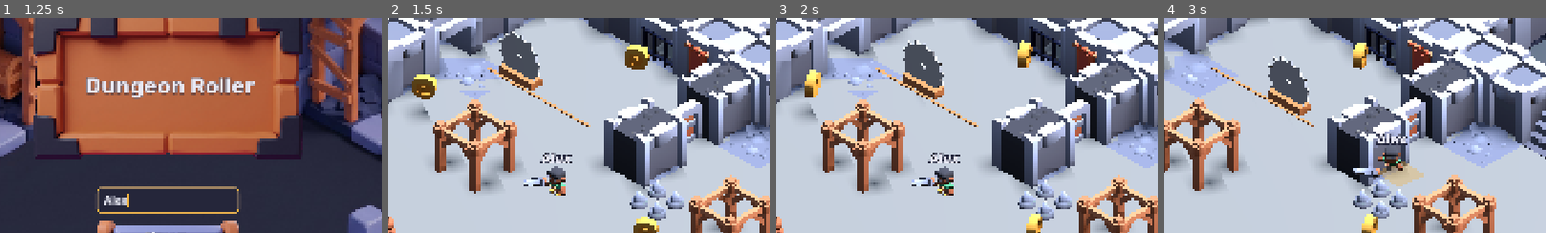
Above: before the commit, frames 1-4 (left to right).
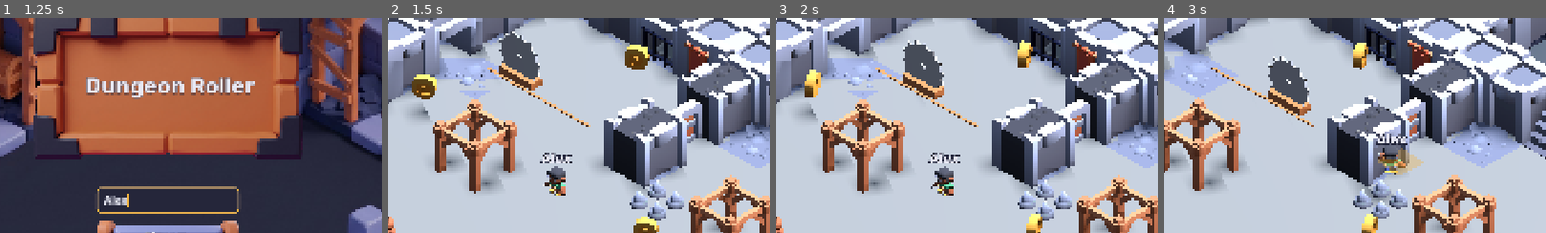
Above: after the commit, the same moments.

Repository: farikgg/godot_assignment
Game: Godot game, scene res://scenes/main_menu.tscn
Same seed, same stepped clock (60 frames per second), same inputs: the game is played once before the commit and once after it.
Inputs (mouse positions are % of the whole screen's width and height, from its top left):
- Up to frame 1 (1.25 s): click (50, 51) at 0.52 s; type "Alex" at 0.6 s
- Up to frame 2 (1.5 s): click "Играть" at 1.25 s
- Up to frame 3 (2 s): no input
- Up to frame 4 (3 s): hold D (move_right) 2.03-2.78 s; hold J (attack) 2.03-2.78 s; tap Space (jump) at 2.27 s; hold S (move_back) from 2.78 s (still down); tap J (attack) at 2.85 s
The pictures show only the part of the screen within x 28-78%, y 9-59%; the shares and areas given below are measured in that part.

Frame 1 is identical in both runs. In frame 2, 0.2% of the frame differs, in the area x 35-42%, y 74-79%; in frame 3, 0.2%; in frame 4, 1.7%, in the area x 49-68%, y 60-88%.

Commit message:
Sword in the hero's right hand
- CharacterData: arm_length (model units, ~0.28 on the Kenney rig;
  hand_bone default "arm-right" from the skeleton dump).
- player.gd get_hand_socket(): BoneAttachment3D on hand_bone under the
  model's Skeleton3D, or a Marker3D at the right side with a warning when
  the bone is missing.
- sword.gd / sword.tscn: no longer top_level; Pivot is reparented into the
  hand socket, grip at 0.9 of the arm, blade forward. Scale makes the
  blade blade_to_arm_ratio (0.65) of the arm length: 0.255 m blade on a
  0.39 m arm. Attack plays the hero's anim_attack, falling back to the
  tween swing; Slash, cooldown and self-destruction unchanged (hitbox
  raised to waist height since the origin is now at the feet).

Co-Authored-By: Claude Opus 5.5 <noreply@anthropic.com>

Diff:
--- a/scenes/weapons/sword.tscn
+++ b/scenes/weapons/sword.tscn
@@ -1,19 +1,17 @@
 [gd_scene format=3]
-[ext_resource type="AudioStream" path="res://assets/Audio/swing.wav" id="4_swing"]
 
 [ext_resource type="Script" path="res://scripts/weapons/sword.gd" id="1_script"]
 [ext_resource type="PackedScene" uid="uid://10vjxdluiayx" path="res://assets/Map/weapon-sword.glb" id="2_model"]
 [ext_resource type="PackedScene" path="res://scenes/weapons/slash.tscn" id="3_slash"]
+[ext_resource type="AudioStream" path="res://assets/Audio/swing.wav" id="4_swing"]
 
 [node name="Sword" type="Node3D"]
-top_level = true
 script = ExtResource("1_script")
 slash_scene = ExtResource("3_slash")
 
 [node name="Pivot" type="Node3D" parent="."]
 
 [node name="Model" parent="Pivot" instance=ExtResource("2_model")]
-transform = Transform3D(2.5, 0, 0, 0, 0.8550504, 2.3492315, 0, -2.3492315, 0.8550504, 0, 0, 0)
 
 [node name="SwingSfx" type="AudioStreamPlayer" parent="."]
 stream = ExtResource("4_swing")
--- a/scripts/data/character_data.gd
+++ b/scripts/data/character_data.gd
@@ -11,6 +11,8 @@
 @export var model_scale: float = 1.4
 ## Bone the sword attaches to (Kenney mini characters: "arm-right").
 @export var hand_bone: StringName = &"arm-right"
+## Shoulder-to-fingertip length of the arm in model units (Kenney rig: ~0.28, arm along -X of the bone).
+@export var arm_length: float = 0.28
 
 @export_group("Animations")
 ## Empty string = the character has no such animation; it is skipped.
--- a/scripts/player.gd
+++ b/scripts/player.gd
@@ -21,6 +21,7 @@
 var _model: Node3D
 var _anim: AnimationPlayer
 var _skeleton: Skeleton3D
+var _hand_socket: Node3D
 var _is_dead: bool = false
 var _last_hp: int = 0
 var _knockback_left: float = 0.0
@@ -100,6 +101,27 @@
 func get_skeleton() -> Skeleton3D:
 	return _skeleton
 
+## Node that follows the right hand: a BoneAttachment3D on hand_bone, or a Marker3D at the right
+## side when the rig has no such bone. Its local space is in model units, arm along -X.
+func get_hand_socket() -> Node3D:
+	if _hand_socket != null:
+		return _hand_socket
+	var bone: StringName = _data.hand_bone if _data != null else &""
+	if _skeleton != null and bone != &"" and _skeleton.find_bone(bone) != -1:
+		var attachment := BoneAttachment3D.new()
+		attachment.name = "HandSocket"
+		attachment.bone_name = bone
+		_skeleton.add_child(attachment)
+		_hand_socket = attachment
+	else:
+		push_warning("Player: bone '%s' not found, sword goes to the right side" % bone)
+		var marker := Marker3D.new()
+		marker.name = "HandSocket"
+		marker.position = Vector3(-0.3, 0.2, 0.05)
+		visual.add_child(marker)
+		_hand_socket = marker
+	return _hand_socket
+
 ## Plays the hero's attack clip; false if the hero has none (the sword then animates itself).
 func play_attack() -> bool:
 	if _is_dead or _data == null:
--- a/scripts/weapons/sword.gd
+++ b/scripts/weapons/sword.gd
@@ -1,19 +1,27 @@
 extends Node3D
+## Sword in the hero's right hand: cooldown, attack animation, Slash hitbox.
+
+## Blade of weapon-sword.glb from the guard to the tip, model units.
+const BLADE_LENGTH: float = 0.348
+## Middle of the grip below the guard, model units.
+const GRIP_Y: float = -0.05
 
 @export var cooldown: float = 0.5
 @export var slash_scene: PackedScene
-## Hitbox centre in front of the ball, metres.
+## Hitbox centre in front of the hero, metres.
 @export var slash_distance: float = 0.9
-## Where the sword hangs, in the facing frame (x right, y up, -z forward).
-@export var hold_offset: Vector3 = Vector3(0.65, 0.2, -0.1)
+## Blade length as a fraction of the hero's arm length.
+@export var blade_to_arm_ratio: float = 0.65
+## Where the grip sits along the arm, as a fraction of arm_length from the shoulder.
+@export var grip_along_arm: float = 0.9
 @export var swing_arc_degrees: float = 75.0
 @export var swing_time: float = 0.12
 
 @onready var _player: CharacterBody3D = get_parent() as CharacterBody3D
 @onready var _pivot: Node3D = $Pivot
+@onready var _model: Node3D = $Pivot/Model
 @onready var _swing_sfx: AudioStreamPlayer = $SwingSfx
 
-var _facing: Vector3 = Vector3.FORWARD
 var _last_attack_ms: int = -1_000_000
 var _tween: Tween
 
@@ -21,22 +29,25 @@
 	assert(_player != null, "Sword must be a child of the player CharacterBody3D")
 	if slash_scene == null:
 		push_error("Sword: slash_scene is not set")
-	# the ball rolls, so the sword must not inherit its rotation
-	top_level = true
-	_follow()
+	# the player builds its model in its own _ready, which runs after ours
+	_attach_to_hand.call_deferred()
 
-func _process(_delta: float) -> void:
-	_facing = _player.call("get_facing")
-	_follow()
+func _attach_to_hand() -> void:
+	var socket: Node3D = _player.call("get_hand_socket")
+	var data: CharacterData = _player.call("get_character_data")
+	var arm: float = data.arm_length if data != null else 0.28
+	var scale_factor: float = blade_to_arm_ratio * arm / BLADE_LENGTH
+	_pivot.reparent(socket, false)
+	# grip in the hand at the end of the arm (-X of the bone), blade pointing forward (+Z)
+	_pivot.transform = Transform3D(Basis(), Vector3(-arm * grip_along_arm, 0.0, 0.0))
+	var blade_forward := Basis(Vector3.RIGHT, deg_to_rad(90.0))
+	_model.transform = Transform3D(blade_forward.scaled(Vector3.ONE * scale_factor),
+		blade_forward * Vector3(0.0, -GRIP_Y * scale_factor, 0.0))
 
 func _unhandled_input(event: InputEvent) -> void:
 	if event.is_action_pressed("attack", false):
 		if try_attack():
 			get_viewport().set_input_as_handled()
-
-func _follow() -> void:
-	var facing_basis := Basis.looking_at(_facing, Vector3.UP)
-	global_transform = Transform3D(facing_basis, _player.global_position + facing_basis * hold_offset)
 
 func try_attack() -> bool:
 	var health: Health = _player.get_node_or_null("Health") as Health
@@ -46,12 +57,14 @@
 	if now - _last_attack_ms < int(cooldown * 1000.0):
 		return false
 	_last_attack_ms = now
-	_play_swing()
+	if not _player.call("play_attack"):
+		_play_swing_tween()
 	_spawn_slash()
 	_swing_sfx.play()
 	return true
 
-func _play_swing() -> void:
+# fallback when the hero has no attack clip
+func _play_swing_tween() -> void:
 	if _tween != null and _tween.is_valid():
 		_tween.kill()
 	_pivot.rotation_degrees.y = swing_arc_degrees
@@ -67,7 +80,8 @@
 	if slash == null:
 		push_error("Sword: slash_scene root is not a Slash")
 		return
+	var facing: Vector3 = _player.call("get_facing")
 	var parent: Node = get_tree().current_scene if get_tree().current_scene != null else _player.get_parent()
 	parent.add_child(slash)
-	slash.global_transform = Transform3D(Basis.looking_at(_facing, Vector3.UP),
-		_player.global_position + _facing * slash_distance)
+	slash.global_transform = Transform3D(Basis.looking_at(facing, Vector3.UP),
+		_player.global_position + Vector3(0.0, 0.5, 0.0) + facing * slash_distance)
